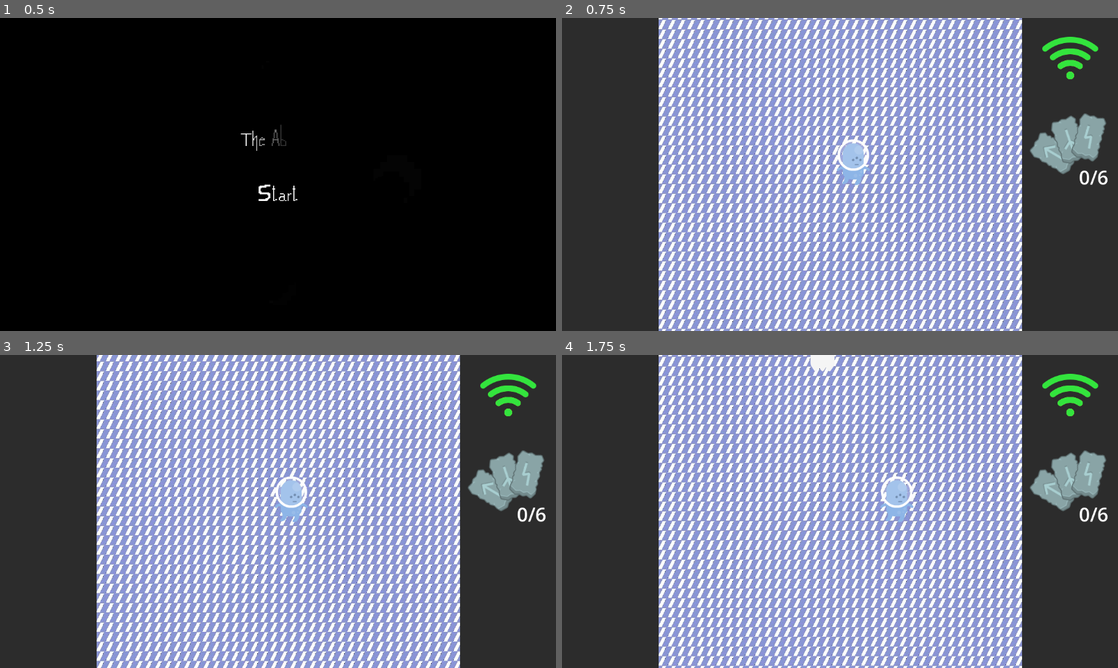
Above: before the commit, frames 1-4 (two rows, left to right).
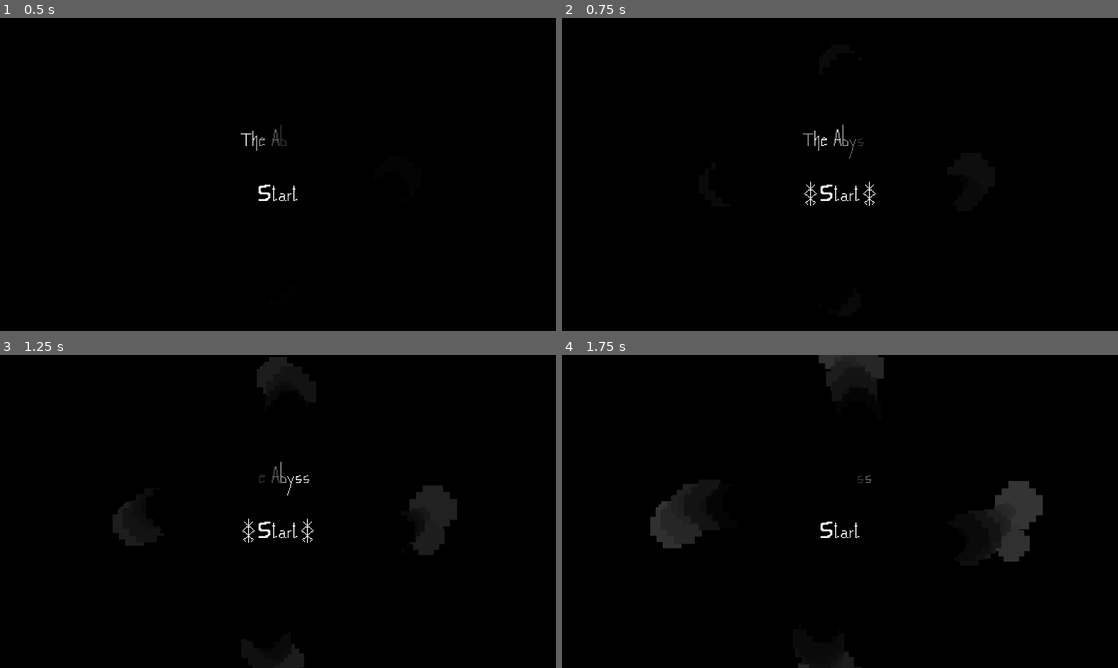
Above: after the commit, the same moments.

Repository: ManuelOteroFernandez/LudumDate55
Game: Godot game, scene res://Menus/Main.tscn
The game is run twice, just before and just after one commit, with the same random seed, the same clock (stepped at 60 frames per second) and the same inputs. This scene is started directly instead of the project's main scene.
Inputs (mouse positions are in pixels of both pictures, inside the frame that each line leads up to):
- Up to frame 1 (0.5 s): no input
- Up to frame 2 (0.75 s): click (840, 193) at 0.5 s
- Up to frame 3 (1.25 s): no input
- Up to frame 4 (1.75 s): move the mouse to (1095, 514) at 1.27 s; hold Right (ui_right) from 1.28 s (still down)

Frame 1 is identical in both runs. In frame 2, 100% of the frame differs, in the area x 0-100%, y 0-100%; in frame 3, 100%; in frame 4, 99%.

Commit message:
intercambio de escenas (fundido a negro)

Diff:
--- a/Menus/Main.gd
+++ b/Menus/Main.gd
@@ -1,12 +1,24 @@
 extends Control
 
 var emisor
+@onready var audioS = $botonSonHover
+@onready var audioI = $botonSonClick
 
+#@onready var simultaneous_scene = preload("res://Menus/TransitionScreen.tscn").instantiate()
+signal exit_menu
 func _ready():
 	emisor = $Pivote
+	#$TransitionScreen.hide()
 
 func _process(_delta):
 	emisor.rotation += 0.002
 
 func _on_button_pressed():
-	get_tree().change_scene_to_file("res://game.tscn")
+	#get_tree().root.add_child(simultaneous_scene)
+	emit_signal("exit_menu")
+	#get_tree().change_scene_to_file("res://Menus/Transition.tscn")
+	audioI.play(0.0)
+
+
+func _on_button_mouse_entered():
+	audioS.play(0.0)
--- a/Menus/Main.tscn
+++ b/Menus/Main.tscn
@@ -6,6 +6,9 @@
 [ext_resource type="Texture2D" uid="uid://cdl4dqxtl12nl" path="res://Menus/titulo-abyss-Sheet.png" id="3_u448m"]
 [ext_resource type="Texture2D" uid="uid://bn232vq7slfw" path="res://Menus/start-normal.png" id="4_s5yye"]
 [ext_resource type="Texture2D" uid="uid://c6782jn5m7h4y" path="res://Menus/start-hover.png" id="5_bwloa"]
+[ext_resource type="AudioStream" uid="uid://c56a3cfedfay8" path="res://Music/Lurking in Limbo.mp3" id="7_tvgb8"]
+[ext_resource type="AudioStream" uid="uid://bygwkp83oqqaw" path="res://Sounds/UI_button05.wav" id="8_c0mk8"]
+[ext_resource type="AudioStream" uid="uid://d2ttvtuj8ucqt" path="res://Sounds/UI_button20.wav" id="9_sbpdp"]
 
 [sub_resource type="AtlasTexture" id="AtlasTexture_1167u"]
 atlas = ExtResource("3_u448m")
@@ -293,5 +296,16 @@
 scale_amount_curve = SubResource("Curve_6bvba")
 color_ramp = SubResource("Gradient_5tvvj")
 
+[node name="AudioStreamPlayer" type="AudioStreamPlayer" parent="."]
+stream = ExtResource("7_tvgb8")
+autoplay = true
+
+[node name="botonSonHover" type="AudioStreamPlayer" parent="."]
+stream = ExtResource("8_c0mk8")
+
+[node name="botonSonClick" type="AudioStreamPlayer" parent="."]
+stream = ExtResource("9_sbpdp")
+
+[connection signal="mouse_entered" from="MarginContainer/HBoxContainer/VBoxContainer/Button" to="." method="_on_button_mouse_entered"]
 [connection signal="pressed" from="MarginContainer/HBoxContainer/VBoxContainer/Button" to="." method="_on_button_pressed"]
 [connection signal="pressed" from="MarginContainer/HBoxContainer/VBoxContainer/Button/TouchScreenButton" to="." method="_on_button_pressed"]
--- /dev/null
+++ b/Menus/SceneManager.gd
@@ -0,0 +1,16 @@
+extends Node
+
+const SceneTwo = preload("res://game.tscn")
+
+func _process(delta):
+	pass
+
+
+
+func _on_transition_screen_transitioned():
+	$CurrentScene.get_child(0).queue_free()
+	$CurrentScene.add_child(SceneTwo.instantiate())
+
+
+func _on_main_exit_menu():
+	$TransitionScreen.transition()
--- /dev/null
+++ b/Menus/SceneManager.tscn
@@ -0,0 +1,18 @@
+[gd_scene load_steps=4 format=3 uid="uid://dgid7as6uih76"]
+
+[ext_resource type="PackedScene" uid="uid://dkgcr0hefh684" path="res://Menus/Main.tscn" id="1_2ygww"]
+[ext_resource type="Script" path="res://Menus/SceneManager.gd" id="1_n1fy5"]
+[ext_resource type="PackedScene" uid="uid://cxmbnt1e7j5dx" path="res://Menus/TransitionScreen.tscn" id="2_2as76"]
+
+[node name="SceneManager" type="Node"]
+script = ExtResource("1_n1fy5")
+
+[node name="CurrentScene" type="Node" parent="."]
+
+[node name="Main" parent="CurrentScene" instance=ExtResource("1_2ygww")]
+
+[node name="TransitionScreen" parent="." instance=ExtResource("2_2as76")]
+visible = false
+
+[connection signal="exit_menu" from="CurrentScene/Main" to="." method="_on_main_exit_menu"]
+[connection signal="transitioned" from="TransitionScreen" to="." method="_on_transition_screen_transitioned"]
--- /dev/null
+++ b/Menus/Transition.gd
@@ -0,0 +1,15 @@
+extends CanvasLayer
+
+signal transitioned
+
+func transition():
+	$AnimationPlayer.play("fade_to_black")
+	print("Fading to black")
+
+
+func _on_animation_player_animation_finished(anim_name):
+	if anim_name == "fade_to_black":
+		emit_signal("transitioned")
+		$AnimationPlayer.play("fade_to_normal")
+	if anim_name == "fade_to_normal":
+		print("finish fading")
--- /dev/null
+++ b/Menus/TransitionScreen.tscn
@@ -0,0 +1,73 @@
+[gd_scene load_steps=6 format=3 uid="uid://cxmbnt1e7j5dx"]
+
+[ext_resource type="Script" path="res://Menus/Transition.gd" id="1_l1cl3"]
+
+[sub_resource type="Animation" id="Animation_5ob67"]
+resource_name = "fade_to_normal"
+tracks/0/type = "value"
+tracks/0/imported = false
+tracks/0/enabled = true
+tracks/0/path = NodePath("ColorRect:color")
+tracks/0/interp = 1
+tracks/0/loop_wrap = true
+tracks/0/keys = {
+"times": PackedFloat32Array(0, 1),
+"transitions": PackedFloat32Array(1, 1),
+"update": 0,
+"values": [Color(0, 0, 0, 1), Color(0, 0, 0, 0)]
+}
+
+[sub_resource type="Animation" id="Animation_w00a3"]
+length = 0.001
+tracks/0/type = "value"
+tracks/0/imported = false
+tracks/0/enabled = true
+tracks/0/path = NodePath("ColorRect:color")
+tracks/0/interp = 1
+tracks/0/loop_wrap = true
+tracks/0/keys = {
+"times": PackedFloat32Array(0),
+"transitions": PackedFloat32Array(1),
+"update": 0,
+"values": [Color(0, 0, 0, 1)]
+}
+
+[sub_resource type="Animation" id="Animation_2juhm"]
+resource_name = "fade_to_black"
+tracks/0/type = "value"
+tracks/0/imported = false
+tracks/0/enabled = true
+tracks/0/path = NodePath("ColorRect:color")
+tracks/0/interp = 1
+tracks/0/loop_wrap = true
+tracks/0/keys = {
+"times": PackedFloat32Array(0, 1),
+"transitions": PackedFloat32Array(1, 1),
+"update": 0,
+"values": [Color(0, 0, 0, 0), Color(0, 0, 0, 1)]
+}
+
+[sub_resource type="AnimationLibrary" id="AnimationLibrary_42x27"]
+_data = {
+"RESET": SubResource("Animation_w00a3"),
+"fade_to_black": SubResource("Animation_2juhm"),
+"fade_to_normal": SubResource("Animation_5ob67")
+}
+
+[node name="TransitionScreen" type="CanvasLayer"]
+script = ExtResource("1_l1cl3")
+
+[node name="ColorRect" type="ColorRect" parent="."]
+anchors_preset = 15
+anchor_right = 1.0
+anchor_bottom = 1.0
+grow_horizontal = 2
+grow_vertical = 2
+color = Color(0, 0, 0, 1)
+
+[node name="AnimationPlayer" type="AnimationPlayer" parent="."]
+libraries = {
+"": SubResource("AnimationLibrary_42x27")
+}
+
+[connection signal="animation_finished" from="AnimationPlayer" to="." method="_on_animation_player_animation_finished"]
--- a/Runes/Rune.tscn
+++ b/Music/Runes/Rune.tscn
@@ -1,8 +1,8 @@
 [gd_scene load_steps=42 format=3 uid="uid://bd8lfbcypsas1"]
 
-[ext_resource type="Texture2D" uid="uid://bfjtse32d73l0" path="res://Runes/runeBlue_slabOutline_sheet.png" id="1_85igk"]
-[ext_resource type="Script" path="res://Runes/Rune.gd" id="1_ul0s0"]
-[ext_resource type="Texture2D" uid="uid://sjef1jhr7yyt" path="res://Runes/circleCollect.png" id="3_5v6px"]
+[ext_resource type="Texture2D" uid="uid://bfjtse32d73l0" path="res://Music/Runes/runeBlue_slabOutline_sheet.png" id="1_85igk"]
+[ext_resource type="Script" path="res://Music/Runes/Rune.gd" id="1_ul0s0"]
+[ext_resource type="Texture2D" uid="uid://sjef1jhr7yyt" path="res://Music/Runes/circleCollect.png" id="3_5v6px"]
 
 [sub_resource type="RectangleShape2D" id="RectangleShape2D_xdrwu"]
 size = Vector2(29.5, 52)
--- a/game.tscn
+++ b/game.tscn
@@ -1,16 +1,16 @@
-[gd_scene load_steps=12 format=3 uid="uid://cde5imcgpum8b"]
+[gd_scene load_steps=12 format=3 uid="uid://dews54neo83t6"]
 
 [ext_resource type="PackedScene" uid="uid://dy674427vjppa" path="res://Enviroment/background.tscn" id="1_aa7fl"]
 [ext_resource type="Script" path="res://Generacion.gd" id="2_wifv0"]
 [ext_resource type="PackedScene" uid="uid://htn6dm7acnmi" path="res://Enemies/Enemy.tscn" id="3_1dqjm"]
-[ext_resource type="PackedScene" uid="uid://bd8lfbcypsas1" path="res://Runes/Rune.tscn" id="4_esok7"]
-[ext_resource type="PackedScene" uid="uid://dsi46fcd837s2" path="res://Character/Character.tscn" id="5_535aq"]
-[ext_resource type="PackedScene" uid="uid://dks42so6tkkp4" path="res://UI/Controls/MoveTouchButtons.tscn" id="6_rpto6"]
+[ext_resource type="PackedScene" uid="uid://bd8lfbcypsas1" path="res://Music/Runes/Rune.tscn" id="4_esok7"]
+[ext_resource type="PackedScene" uid="uid://dixt0qf3tubai" path="res://Character/Character.tscn" id="5_535aq"]
+[ext_resource type="PackedScene" path="res://UI/Controls/MoveTouchButtons.tscn" id="6_rpto6"]
 [ext_resource type="Script" path="res://ArrowMinigame/ActivatorArrorMiniGame.gd" id="7_xfj2p"]
 [ext_resource type="PackedScene" uid="uid://clqcbp23cleeg" path="res://ArrowMinigame/ArrawMinigame.tscn" id="8_netnm"]
 [ext_resource type="PackedScene" uid="uid://deqmvmu6gg0my" path="res://UI/life/Life.tscn" id="9_x82kn"]
 [ext_resource type="Script" path="res://NumRunes.gd" id="10_50w7m"]
-[ext_resource type="Texture2D" uid="uid://c137tyuadniin" path="res://Runes/RuneGroup.png" id="10_t0uus"]
+[ext_resource type="Texture2D" uid="uid://c137tyuadniin" path="res://Music/Runes/RuneGroup.png" id="10_t0uus"]
 
 [node name="Node2D" type="Node2D"]
 texture_repeat = 2
Not shown: 1 places in Character/Character.tscn that only renumber resources
Not shown: 1 places in Menus/Main.tscn that only renumber resources
Not shown, added: Music/Lurking in Limbo.mp3.import
Not shown, added: Music/Phantasmal Platforms.mp3.import
Renamed: Runes/Rune.gd -> Music/Runes/Rune.gd
Renamed: Runes/RuneGroup.png -> Music/Runes/RuneGroup.png
Not shown, changed: Music/Runes/RuneGroup.png.import
Renamed: Runes/circleCollect.png -> Music/Runes/circleCollect.png
Not shown, changed: Music/Runes/circleCollect.png.import
Renamed: Runes/runeBlue_rectangle_sheet.png -> Music/Runes/runeBlue_rectangle_sheet.png
Not shown, changed: Music/Runes/runeBlue_rectangle_sheet.png.import
Renamed: Runes/runeBlue_slabOutline_sheet.png -> Music/Runes/runeBlue_slabOutline_sheet.png
(and 9 more such lines)
